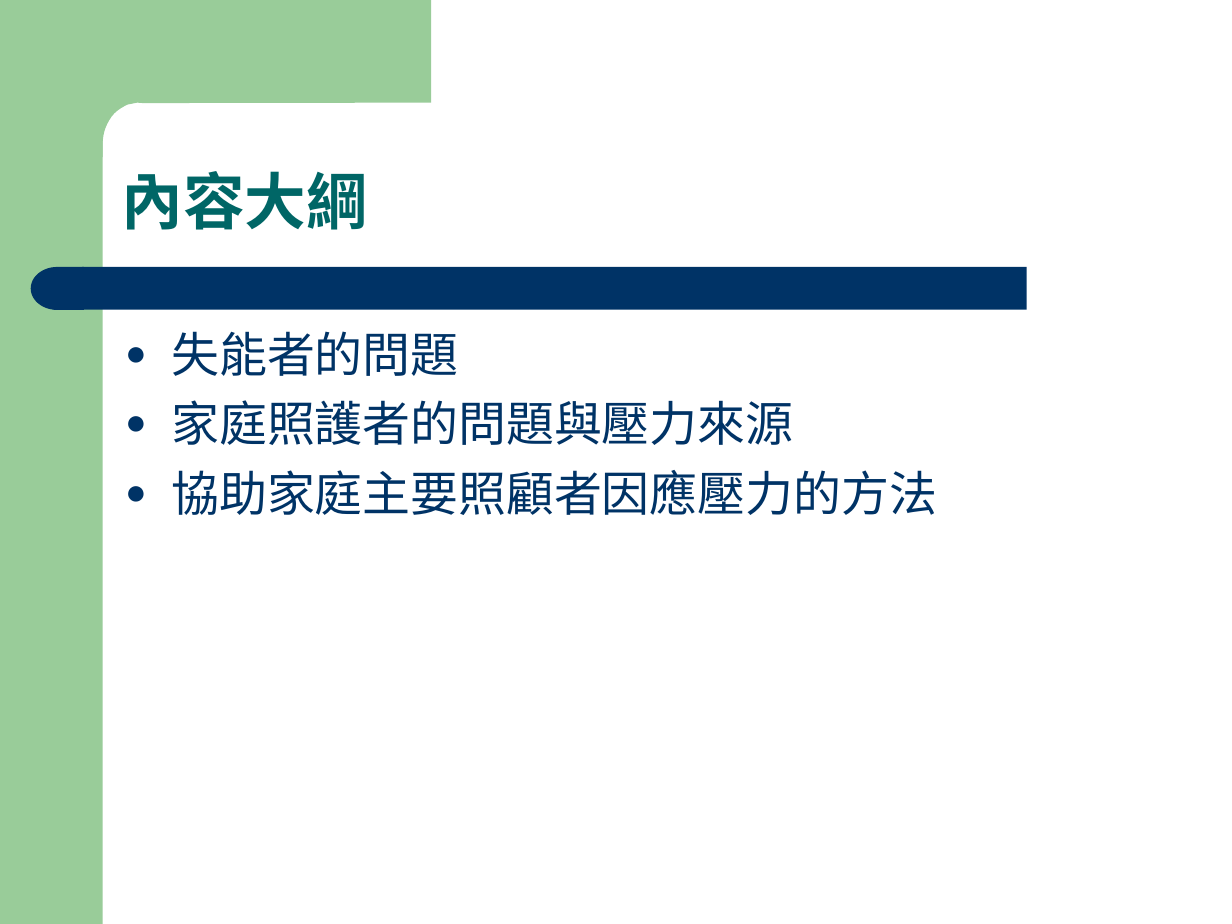
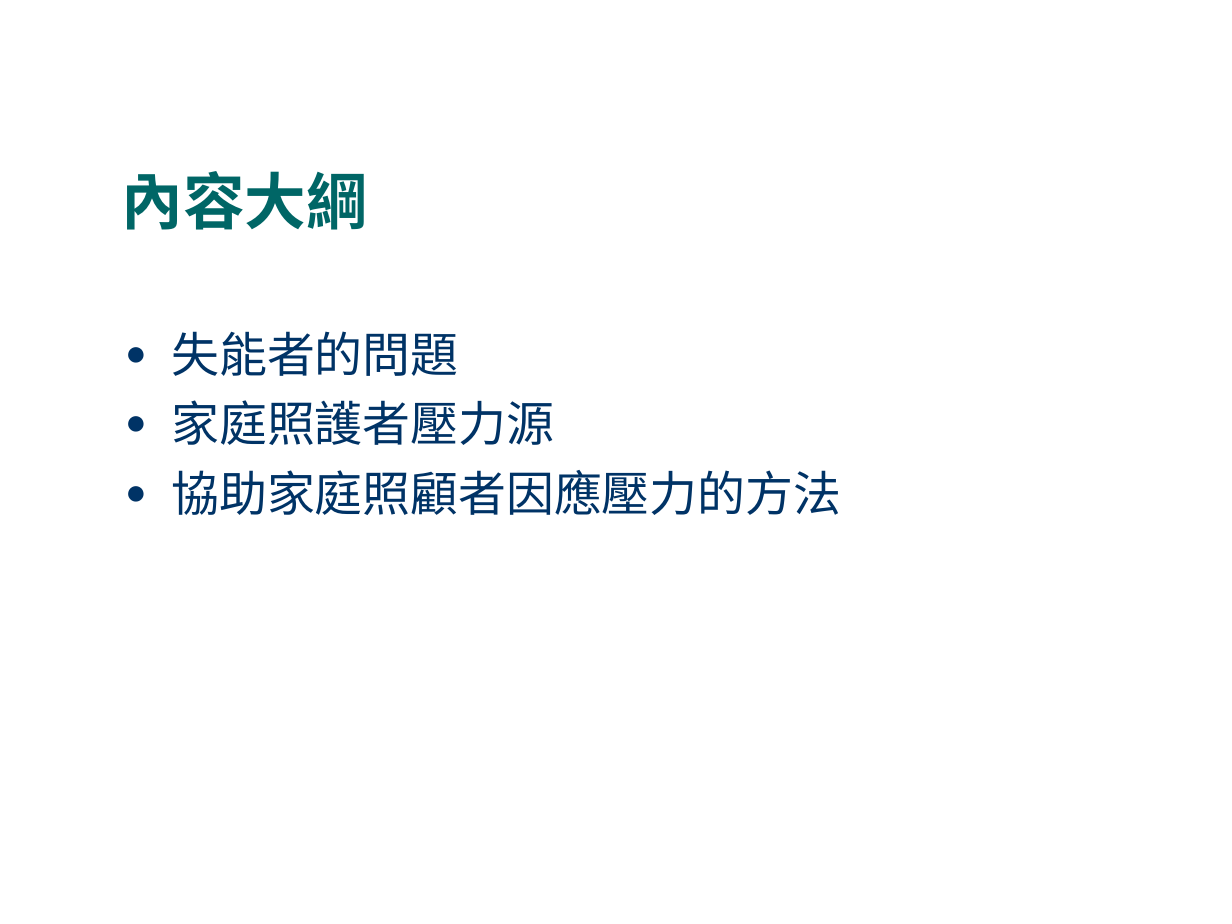
Before and after one commit to fhopecc/stxt, a slide deck: slide 3 of doc/tutorial/home_care.odp. Drawn at 1232x924 pixels with LibreOffice and Linux fonts; fonts in the diff are those of the drawing. Boxes give left, top, right and bottom in pixels: in the first picture for what was removed or moved away, otherwise in the second. Text is boxed around its words. In the diff, an @@ line names an element or a change of style, - is before the commit and + after.

```diff
--- a/doc/tutorial/home_care.odp
+++ b/doc/tutorial/home_care.odp
@@ group removed at (0,0,1027,924): 1 rectangle, 1 freeform shape, 1 rounded rectangle, 1 flow chart delay @@
@@ text at (171,400,841,515): text changed @@
-● 家庭照護者的問題與壓力來源
-● 協助家庭主要照顧者因應壓力的方法
+● 家庭照護者壓力源
+● 協助家庭照顧者因應壓力的方法
```
Also in this commit, not shown: 24 other slides changed, 4 slides added, 3 other files.
